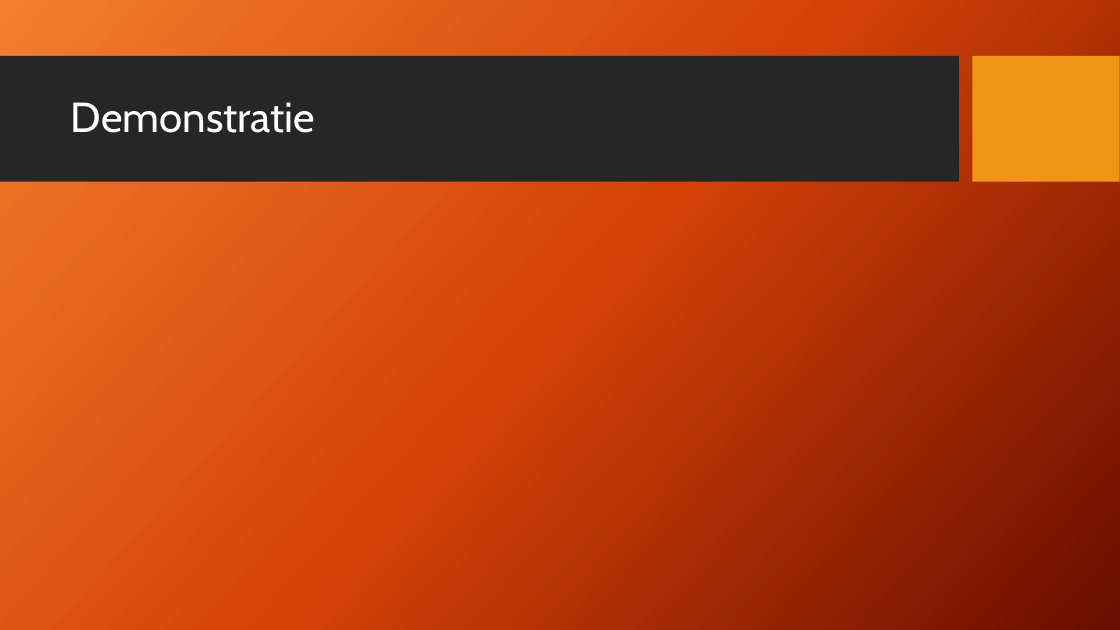
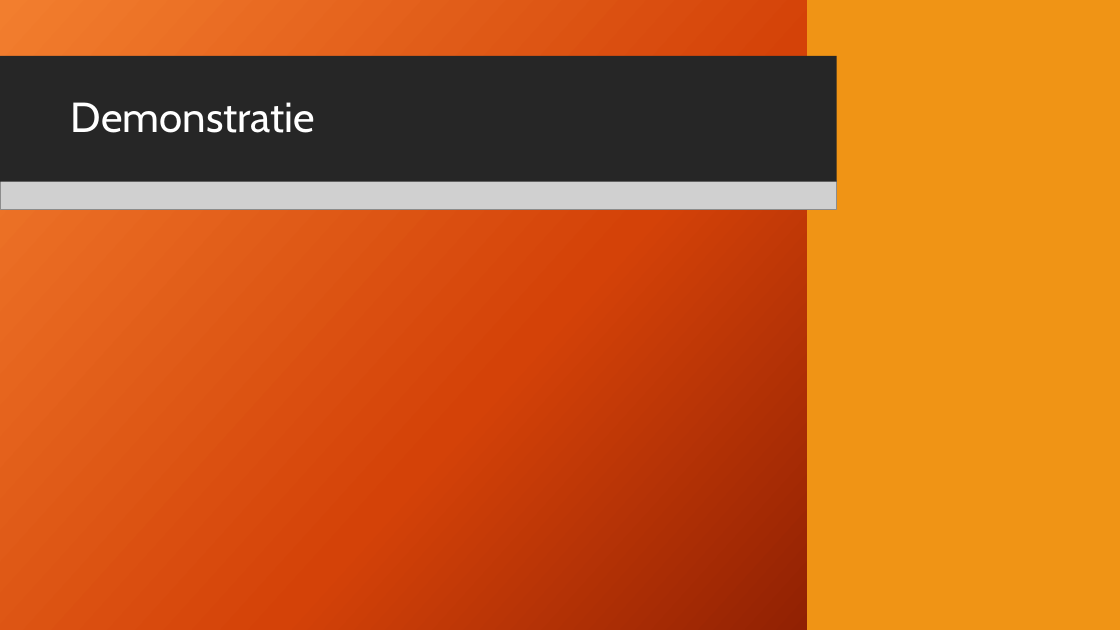
Before and after one commit to Kurtsuside1/Plotter-Data, a slide deck: slide 19 of PVB opdracht.pptx (slide 17 before the commit). Drawn at 1120x630 pixels with LibreOffice and Linux fonts; fonts in the diff are those of the drawing; grey boxes stand for pictures; background and template pictures are left out. Boxes give left, top, right and bottom in pixels: in the first picture for what was removed or moved away, otherwise in the second. Text is boxed around its words. In the diff, an @@ line names an element or a change of style, - is before the commit and + after.

```diff
--- a/PVB opdracht.pptx
+++ b/PVB opdracht.pptx
@@ rectangle added at (0,0,1120,630), fill gradient #F18031 to #D54209 to #6A0D00 @@
@@ rectangle added at (807,0,1120,630), fill #F09415 @@
@@ rectangle added at (0,56,837,182), fill #262626 @@
@@ picture added at (0,180,837,209) @@
```
Also in this commit, not shown: 1 other slide changed, 2 slides added, 3 other files.
